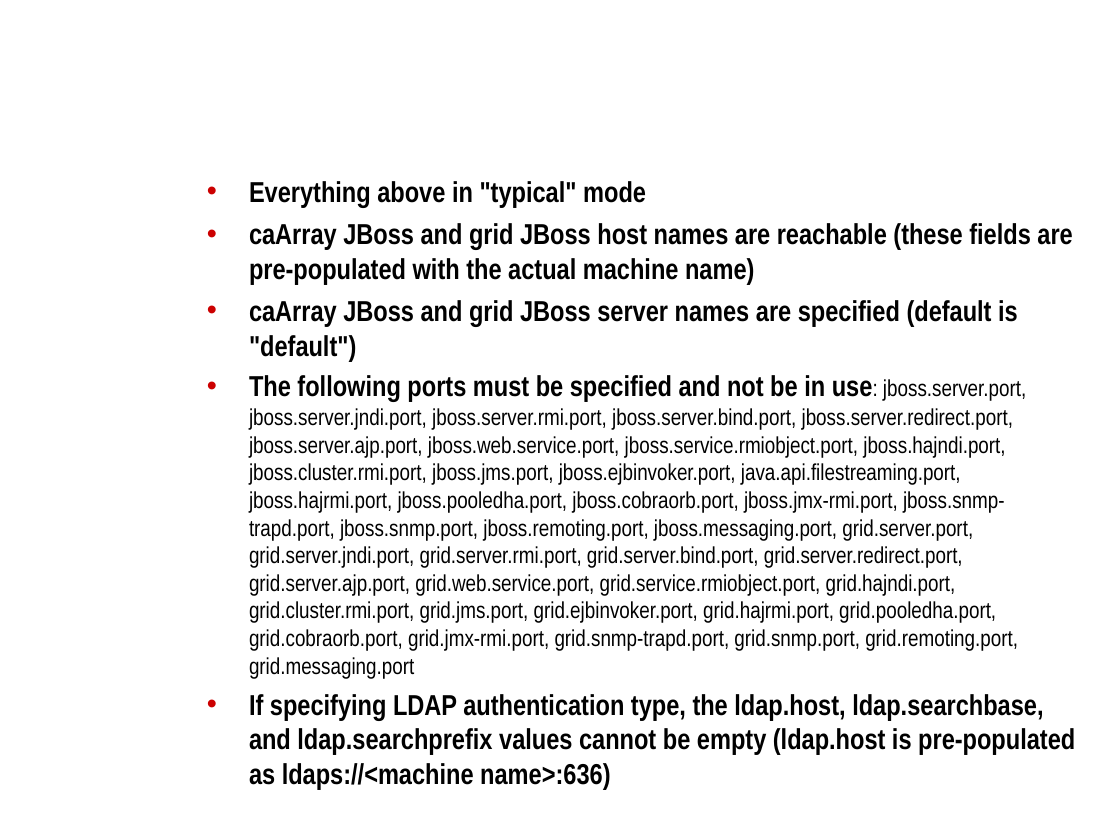
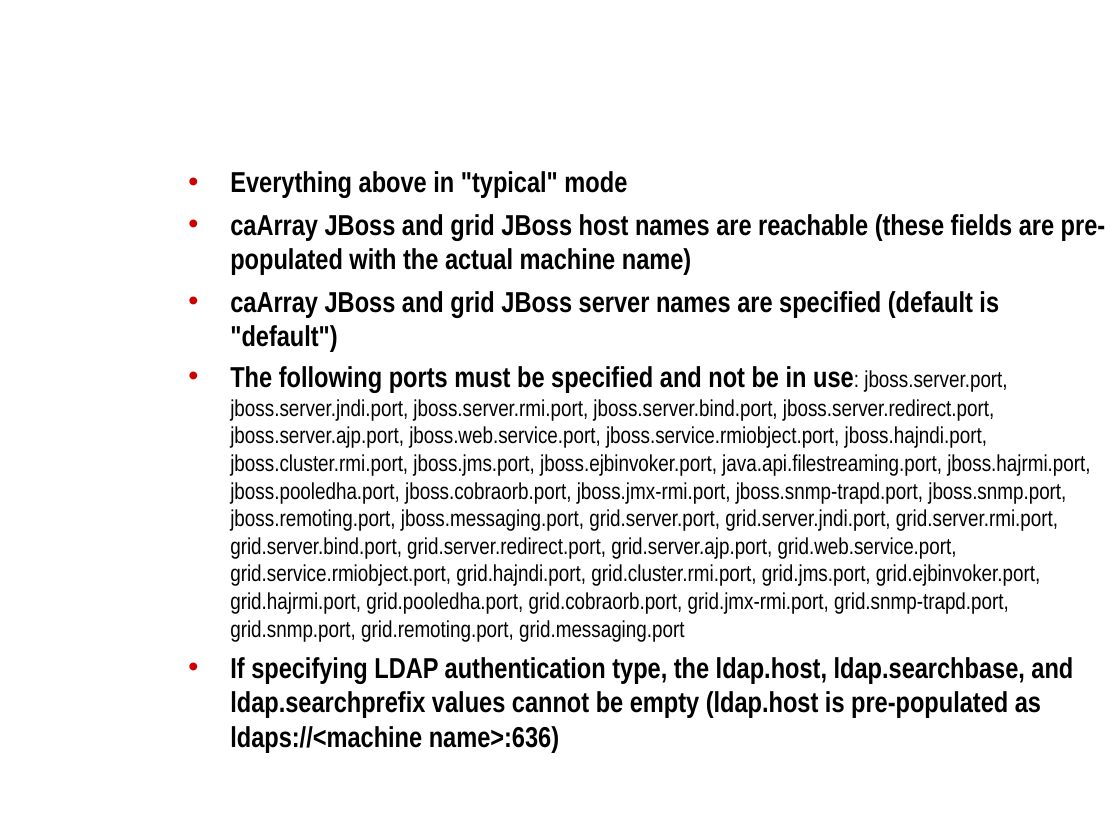
Before and after one commit to NCIP/caarray-docs, a slide deck: slide 6 of project_management/open_meetings/CDL Meeting 2009.09.25.ppt. Drawn at 1120x840 pixels with LibreOffice and Linux fonts; fonts in the diff are those of the drawing; background and template pictures are left out. Boxes give left, top, right and bottom in pixels: in the first picture for what was removed or moved away, otherwise in the second. Text is boxed around its words. In the diff, an @@ line names an element or a change of style, - is before the commit and + after.

Commit message:
update

```diff
--- a/project_management/open_meetings/CDL Meeting 2009.09.25.ppt
+++ b/project_management/open_meetings/CDL Meeting 2009.09.25.ppt
@@ text "Everything above in "typical" mode" rewrapped from [249, 181, 1075, 790] to [230, 171, 1106, 753] @@
```
